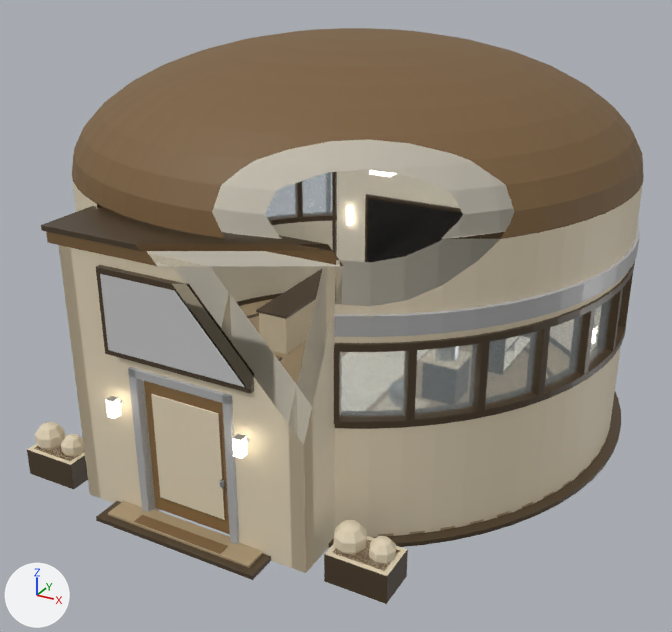
The FBX model art/export/content2_v1/content2_v1.fbx: old version first, new version second.
Both versions are drawn from a 50 mm camera at (8.96, -17.17, 10.3) aimed at (0.17, -1.18, 2.31). Arrows for +X, +Y and +Z are at lower left; the lights stay in place. The older version comes first. Everything nearer to the camera than a plane just in front of the edit is cut away. Where no turn or scale is listed for an object, it has been applied to the vertices. Vertices at exactly the same position are counted once.

Names of what the first picture shows: 'SM_content2_v1_Door', 'SM_content2_v1_Screen', 'SM_content2_v1_Shell', 'SM_content2_v1_Sign'.
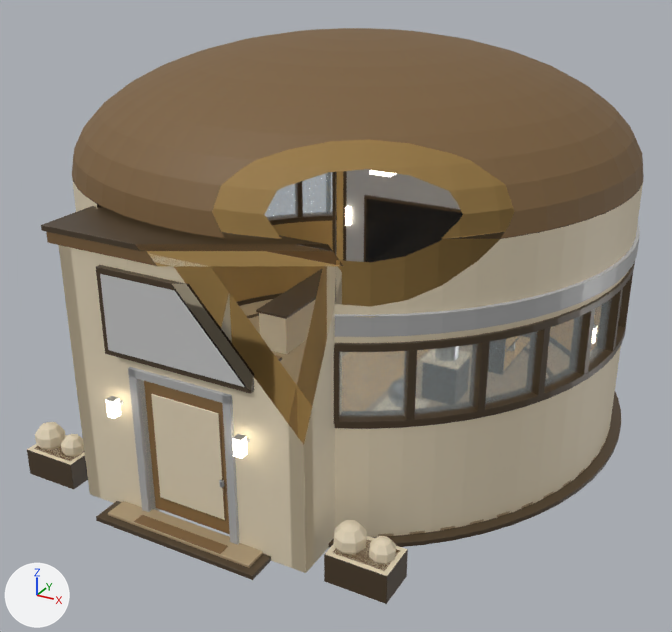
Edits to the scene script, one JSON object a line:
```json
{"op": "set", "path": "mat_m_wallinterior.base_color", "old": "(0.922, 0.863, 0.73)", "new": "(0.546, 0.342, 0.112)", "note": "pale yellow #f6efde -> orange #c39e5e"}
{"block": "me_sm_content2_v1_shell", "where": "# used by ob_sm_content2_v1_shell; location = (0.0, 0.0, 0.0)"}
{"op": "remove", "block": "me_sm_content2_v1_shell", "code": "me_sm_content2_v1_shell.from_pydata(...)  # 8324 vertices, 8530 faces; spans x -6.02..6.02, y -6.88..6.02, z 0.0..8.0"}
{"op": "add", "block": "me_sm_content2_v1_shell", "code": "me_sm_content2_v1_shell.from_pydata(...)  # 8406 vertices, 8628 faces; spans x -6.02..6.02, y -6.88..6.02, z 0.0..8.0"}
{"block": "me_sm_content2_v1_shell", "change": "me_sm_content2_v1_shell part 1: the loose piece of 24 vertices spanning x -2.08..2.08, y 4.55..4.65, z 0.8..3.2 is copied, and the copy is moved by (0.0, -0.07, 0.0); it spans x -2.08..2.08, y 4.48..4.58, z 0.8..3.2"}
{"block": "me_sm_content2_v1_shell", "change": "me_sm_content2_v1_shell part 2: the loose piece of 24 vertices spanning x -2.62..-2.48, y 4.47..4.6, z 2.29..2.81 is copied, and the copy is moved by (0.0, -0.07, 0.0); it spans x -2.62..-2.48, y 4.4..4.53, z 2.29..2.81"}
{"block": "me_sm_content2_v1_shell", "change": "me_sm_content2_v1_shell part 3"}
{"block": "me_sm_content2_v1_shell", "change": "28 vertices are removed from x -2.61..2.62, y 4.47..4.65, z 0.8..2.81"}
{"block": "me_sm_content2_v1_shell", "change": "46 faces are deleted"}
{"block": "me_sm_content2_v1_shell", "change": "3 vertices in x -2.08, y 4.55, z 0.8 move by (-0.57, -0.02, -0.66)"}
{"block": "me_sm_content2_v1_shell", "change": "3 vertices in x -2.08, y 4.55, z 3.2 move by (-0.57, -0.02, 0.87)"}
{"block": "me_sm_content2_v1_shell", "change": "3 vertices in x -2.08, y 4.65, z 3.2 move by (-0.57, -0.05, 0.87)"}
{"block": "me_sm_content2_v1_shell", "change": "3 vertices in x 2.08, y 4.55, z 0.8 move by (0.57, -0.02, -0.66)"}
{"block": "me_sm_content2_v1_shell", "change": "3 vertices in x 2.08, y 4.65, z 3.2 move by (0.57, -0.05, 0.87)"}
{"block": "me_sm_content2_v1_shell", "change": "3 vertices in x 2.08, y 4.55, z 3.2 move by (0.57, -0.02, 0.87)"}
{"block": "me_sm_content2_v1_shell", "change": "26 vertices move from x -2.62..2.49, y 4.47..4.65, z 0.8..2.81 to x -2.74..2.65, y 4.51..4.6, z 0.14..4.16"}
{"block": "me_sm_content2_v1_shell", "change": "32 vertices are added at x -2.74..2.74, y 4.51..4.6, z 0.14..4.16"}
{"block": "me_sm_content2_v1_shell", "change": "6 new vertices lie (0.0, 0.0, -0.08) away from vertices in x -2.74..2.74, y 4.47..4.6, z 2.81..4.16"}
{"block": "me_sm_content2_v1_shell", "change": "8 new faces join them, mat_m_brandaccent (grey #afafaf)"}
{"block": "me_sm_content2_v1_shell", "change": "58 new faces join them, mat_m_trim (brown #4a3b28)"}
{"block": "me_sm_content2_v1_shell", "change": "me_sm_content2_v1_shell part 4: 18 faces spanning x -2.65..2.65, y 4.53..4.6, z 0.14..4.07 switch from mat_m_trim (brown #4a3b28) to mat_m_brandaccent (grey #afafaf)"}
{"block": "me_sm_content2_v1_shell", "change": "other edits to the shape of me_sm_content2_v1_shell do not show in these pictures"}
```

What differs and where, as boxes (x1, y1, x2, y2) in the pictures (672 x 632 px; the box of a moved part takes in the faces that stretch with it):
```json
{"object": "SM_content2_v1_Shell", "change": "recoloured, reshaped", "before": [27, 28, 644, 604], "after": [27, 28, 644, 604]}
{"part": 1, "of": "me_sm_content2_v1_shell", "change": "added", "after": [364, 195, 462, 262], "on screen": "mostly hidden"}
{"part": 2, "of": "me_sm_content2_v1_shell", "change": "added", "after": [345, 206, 352, 226]}
{"part": 3, "of": "me_sm_content2_v1_shell", "change": "moved or reshaped", "before": [347, 206, 353, 225], "after": [343, 171, 347, 261]}
{"part": 4, "of": "me_sm_content2_v1_shell", "change": "recoloured", "before": [365, 194, 461, 262], "after": [346, 169, 460, 262]}
```
